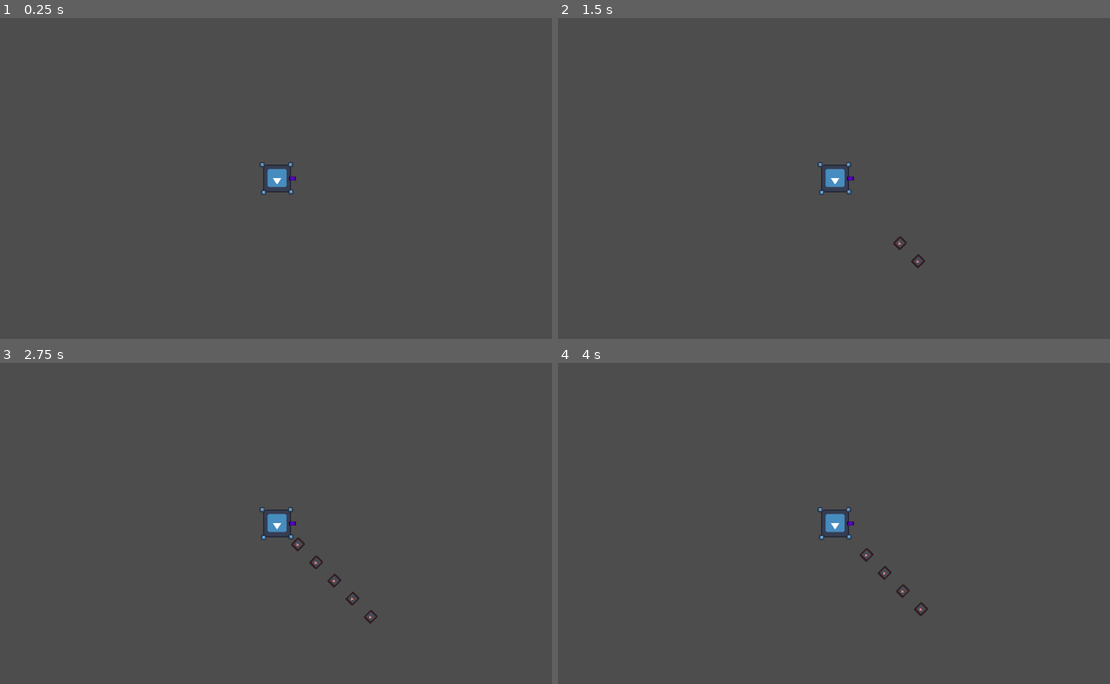
Above: before the commit, frames 1-4 (two rows, left to right).
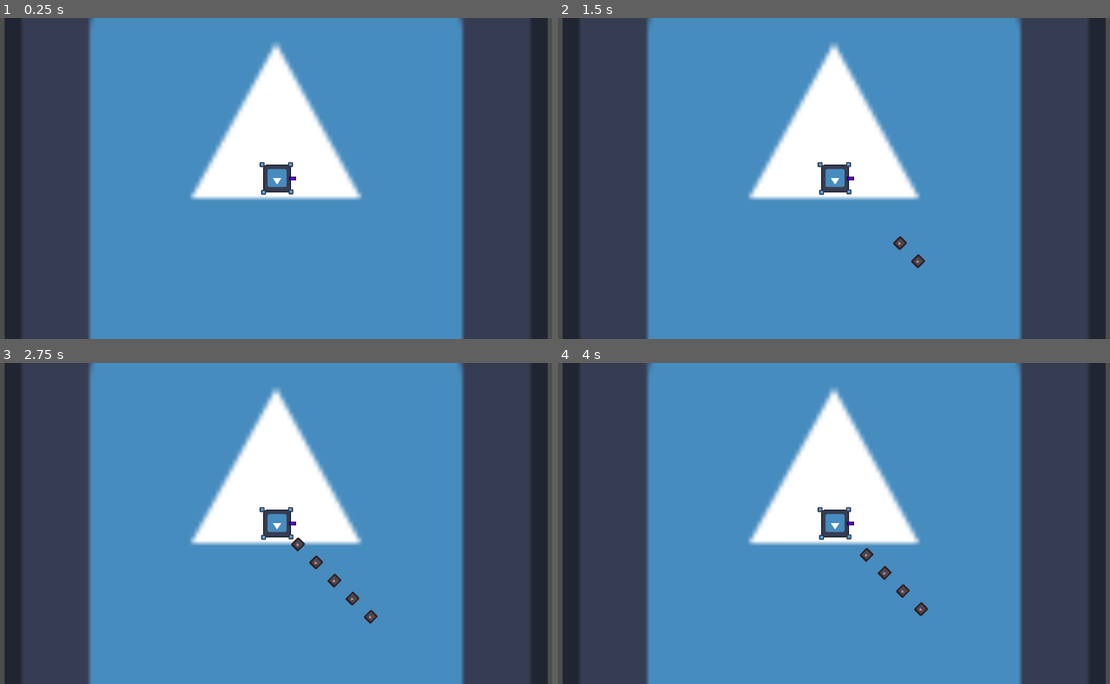
Above: after the commit, the same moments.

Repository: Quackstir/LVGameJam
Game: Godot game, scene res://Level.tscn
Two runs of this game, one before a commit and one after it. Both use one fixed random seed, a clock stepped at 60 frames per second and the inputs below. Before the commit the project starts from res://Player.tscn. The engine's default icon, where the game draws it, is replaced by a stand-in: a white triangle on a blue panel in a dark square.
Inputs:
- Up to frame 1 (0.25 s): no input
- Up to frame 2 (1.5 s): tap Enter at 0.5 s
- Up to frame 3 (2.75 s): no input
- Up to frame 4 (4 s): no input

The runs differ from the first frame. In frame 1, 75% of the frame differs, in the area x 0-100%, y 0-100%; in frame 2, 74%; in frame 3, 74%; in frame 4, 74%.

Commit message:
Fixed multi shooting bug and added walls to the level

Diff:
--- a/Level.tscn
+++ b/Level.tscn
@@ -1,8 +1,10 @@
-[gd_scene load_steps=4 format=3 uid="uid://don15t7wus6lr"]
+[gd_scene load_steps=5 format=3 uid="uid://don15t7wus6lr"]
 
 [ext_resource type="PackedScene" uid="uid://chbjox8nn5cvg" path="res://Player.tscn" id="1_jowkm"]
 [ext_resource type="Texture2D" uid="uid://i8dnnuog66dj" path="res://icon.svg" id="2_i8kle"]
 [ext_resource type="AudioStream" uid="uid://dont7sks8osd2" path="res://Audio/11.17.23_Game_jam_session_1_v.2.mp3" id="3_igpgb"]
+
+[sub_resource type="RectangleShape2D" id="RectangleShape2D_ql7q5"]
 
 [node name="Level" type="Node2D"]
 
@@ -18,3 +20,47 @@
 stream = ExtResource("3_igpgb")
 volume_db = -8.725
 autoplay = true
+
+[node name="StaticBody2D2" type="StaticBody2D" parent="."]
+position = Vector2(0, 980)
+scale = Vector2(166.12, 2.04)
+
+[node name="CollisionShape2D" type="CollisionShape2D" parent="StaticBody2D2"]
+shape = SubResource("RectangleShape2D_ql7q5")
+
+[node name="Icon2" type="Sprite2D" parent="StaticBody2D2"]
+scale = Vector2(0.16, 0.16)
+texture = ExtResource("2_i8kle")
+
+[node name="StaticBody2D4" type="StaticBody2D" parent="."]
+position = Vector2(0, -980)
+scale = Vector2(166.12, 2.04)
+
+[node name="CollisionShape2D" type="CollisionShape2D" parent="StaticBody2D4"]
+shape = SubResource("RectangleShape2D_ql7q5")
+
+[node name="Icon2" type="Sprite2D" parent="StaticBody2D4"]
+scale = Vector2(0.16, 0.16)
+texture = ExtResource("2_i8kle")
+
+[node name="StaticBody2D3" type="StaticBody2D" parent="."]
+position = Vector2(1516, 0)
+scale = Vector2(9.12299, 98.6284)
+
+[node name="CollisionShape2D" type="CollisionShape2D" parent="StaticBody2D3"]
+shape = SubResource("RectangleShape2D_ql7q5")
+
+[node name="Icon2" type="Sprite2D" parent="StaticBody2D3"]
+scale = Vector2(0.16, 0.16)
+texture = ExtResource("2_i8kle")
+
+[node name="StaticBody2D5" type="StaticBody2D" parent="."]
+position = Vector2(-1516, 0)
+scale = Vector2(9.12299, 98.6284)
+
+[node name="CollisionShape2D" type="CollisionShape2D" parent="StaticBody2D5"]
+shape = SubResource("RectangleShape2D_ql7q5")
+
+[node name="Icon2" type="Sprite2D" parent="StaticBody2D5"]
+scale = Vector2(0.16, 0.16)
+texture = ExtResource("2_i8kle")
--- a/Player.gd
+++ b/Player.gd
@@ -1,3 +1,4 @@
+class_name Player
 extends CharacterBody2D
 
 
@@ -10,9 +11,6 @@
 
 @onready var center = $Center
 @onready var weapon: WeaponComponent = $Center/Weapon
-#@onready var weapon_2: WeaponComponent = $Center/Weapon2
-#@onready var weapon_3: WeaponComponent = $Center/Weapon3
-#@onready var weapon_4: WeaponComponent = $Center/Weapon4
 
 var CurrentSelectedWeapon: int = 0
 @onready var Weapons: Array[WeaponComponent] = [weapon]
@@ -25,6 +23,8 @@
 
 @export var EnemyInstance: PackedScene
 @onready var health_component = $HealthComponent
+
+signal fireWeapon(isShooting:bool)
 
 
 # Get the gravity from the project settings to be synced with RigidBody nodes.
@@ -70,14 +70,12 @@
 	isPlayerMoving = playerMovement.length() > 0.3
 	if (isPlayerMoving):
 		if (!playerStartedMoving):
-			Weapons[CurrentSelectedWeapon].isShooting = true
-			Weapons[CurrentSelectedWeapon].ShootRepeat()
+			emit_signal("fireWeapon", true)
 			print("Shooting")
 			playerStartedMoving = true
 	else:
 		playerStartedMoving = false
-		Weapons[CurrentSelectedWeapon].isShooting = false
-		Weapons[CurrentSelectedWeapon].ShootRepeat()
+		emit_signal("fireWeapon", true)
 
 	currentrecoil = lerp(currentrecoil,0.0,delta * 20)
 	velocity = lerp(velocity, -playerMovement * currentrecoil * SPEED, delta * Acceleration)
--- a/Player.tscn
+++ b/Player.tscn
@@ -7,9 +7,6 @@
 [ext_resource type="PackedScene" uid="uid://u7ujf1rk1yi3" path="res://HitBoxComponent.tscn" id="5_fhxqj"]
 [ext_resource type="AudioStream" uid="uid://cw3quvxx0vsfb" path="res://Audio/Beetle Game_AutoRifle v.1.mp3" id="5_g7yeo"]
 [ext_resource type="PackedScene" uid="uid://wb7i7fke0ykf" path="res://health_component.tscn" id="6_1xksy"]
-[ext_resource type="AudioStream" uid="uid://vmid2t31xk1f" path="res://Audio/Beetle Game_Shotgun v.1.mp3" id="6_6b0av"]
-[ext_resource type="AudioStream" uid="uid://7vcmy72yj1a7" path="res://Audio/Beetle Game_Rocket Launcher_Launch v.2.mp3" id="7_g76nf"]
-[ext_resource type="AudioStream" uid="uid://620ru6dxx7dl" path="res://Audio/Beetle Game_Lazer v.1.mp3" id="8_ckict"]
 
 [sub_resource type="CircleShape2D" id="CircleShape2D_ra885"]
 radius = 8.00694
@@ -36,46 +33,14 @@
 
 [node name="Center" type="Node2D" parent="."]
 
-[node name="Weapon" parent="Center" instance=ExtResource("3_pcl6h")]
+[node name="Weapon" parent="Center" node_paths=PackedStringArray("player") instance=ExtResource("3_pcl6h")]
 position = Vector2(10.3333, 0)
 scale = Vector2(0.0400002, 0.0400001)
+player = NodePath("../..")
 canShoot = true
 
 [node name="AudioStreamPlayer2D" type="AudioStreamPlayer2D" parent="Center/Weapon"]
 stream = ExtResource("5_g7yeo")
-
-[node name="Weapon2" parent="Center" instance=ExtResource("3_pcl6h")]
-position = Vector2(10.3333, 0)
-scale = Vector2(0.0400002, 0.0400001)
-bullet_speed = 100.0
-FireCoolDown = 0.1
-Recoil = 3.0
-canShoot = true
-
-[node name="AudioStreamPlayer2D" type="AudioStreamPlayer2D" parent="Center/Weapon2"]
-stream = ExtResource("6_6b0av")
-
-[node name="Weapon3" parent="Center" instance=ExtResource("3_pcl6h")]
-position = Vector2(10.3333, 0)
-scale = Vector2(0.0400002, 0.0400001)
-bullet_speed = 700.0
-FireCoolDown = 0.1
-Recoil = 10.0
-canShoot = true
-
-[node name="AudioStreamPlayer2D" type="AudioStreamPlayer2D" parent="Center/Weapon3"]
-stream = ExtResource("7_g76nf")
-
-[node name="Weapon4" parent="Center" instance=ExtResource("3_pcl6h")]
-position = Vector2(10.3333, 0)
-scale = Vector2(0.0400002, 0.0400001)
-bullet_speed = 200.0
-FireCoolDown = 1.0
-Recoil = 20.0
-canShoot = true
-
-[node name="AudioStreamPlayer2D" type="AudioStreamPlayer2D" parent="Center/Weapon4"]
-stream = ExtResource("8_ckict")
 
 [node name="Sprite2D" type="Sprite2D" parent="Center"]
 position = Vector2(9, -9.33333)
--- a/Weapon.gd
+++ b/Weapon.gd
@@ -7,6 +7,7 @@
 @export var FireCoolDown: float = 0.5
 @export var BulletTowards: Array[Vector2]
 @onready var audio_stream_player_2d = $AudioStreamPlayer2D
+@export var player:Player
 
 @onready var EndOfGun = $EndOfGun
 var isShooting: bool = false
@@ -16,17 +17,21 @@
 @export var canShoot: bool = false
 
 signal player_Fired_Bullet(Recoil)
+@onready var timer = $Timer
 
-func ShootRepeat():
-	while isShooting and canShoot:
-		await get_tree().create_timer(FireCoolDown).timeout
-		shoot()
+func _ready():
+	await get_tree().create_timer(0.000001).timeout
+	timer.wait_time = FireCoolDown
+	player.fireWeapon.connect(ShootRepeat)
 
-func shoot():
-	print("Firing Weapon")
+func ShootRepeat(isShooting):
+	if isShooting:
+		timer.start()
+	else:
+		timer.stop()
 
 
-
+func _on_timer_timeout():
 	var bullet_instance = Bullet.instantiate()
 	audio_stream_player_2d.play()
 	bullet_instance.global_position = EndOfGun.global_position
--- a/project.godot
+++ b/project.godot
@@ -11,7 +11,7 @@
 [application]
 
 config/name="Bugcoil"
-run/main_scene="res://Player.tscn"
+run/main_scene="res://Level.tscn"
 config/features=PackedStringArray("4.2", "Forward Plus")
 config/icon="res://icon.svg"
 
--- a/weapon.tscn
+++ b/weapon.tscn
@@ -18,3 +18,6 @@
 texture = ExtResource("3_s2lq8")
 
 [node name="Timer" type="Timer" parent="."]
+process_callback = 0
+
+[connection signal="timeout" from="Timer" to="." method="_on_timer_timeout"]
Not shown: 1 places in Player.tscn that only renumber resources
